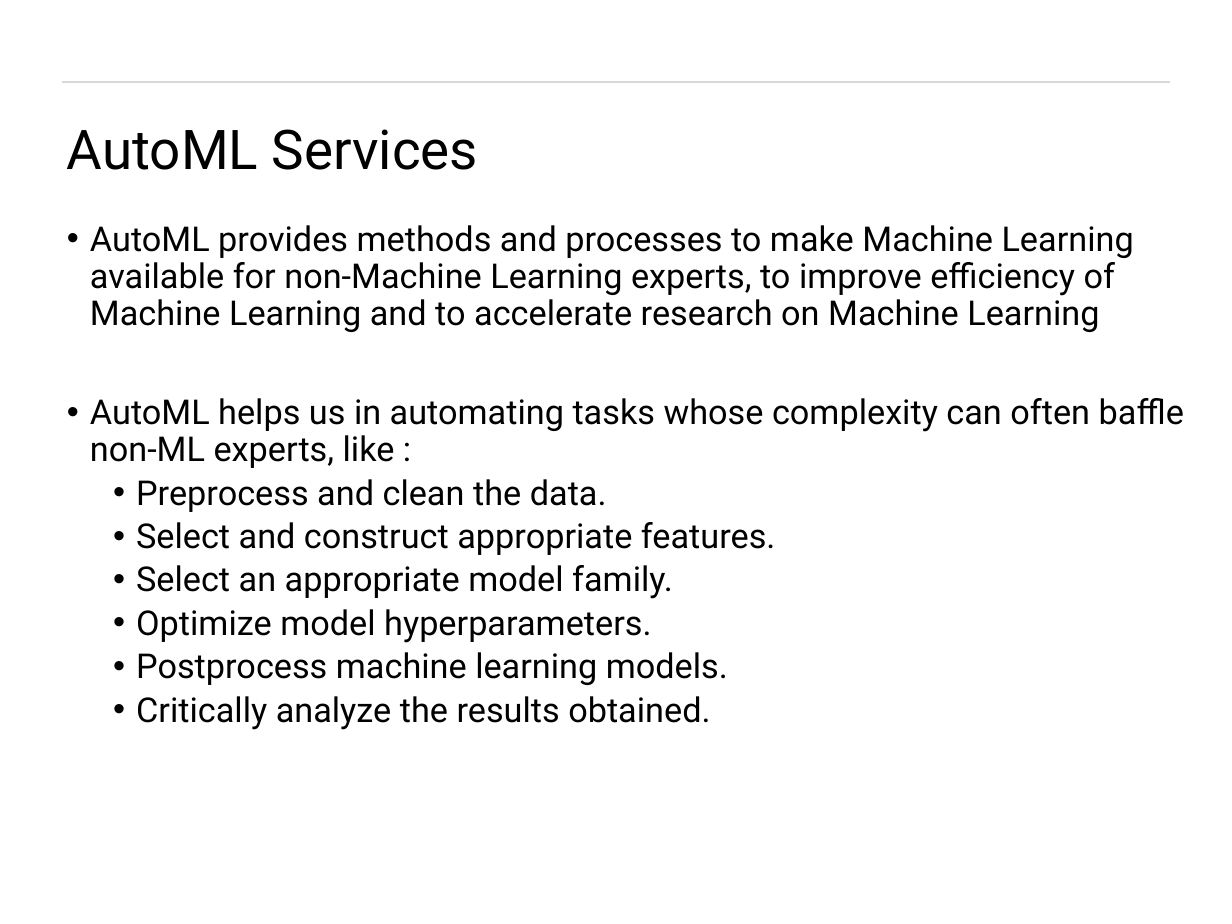
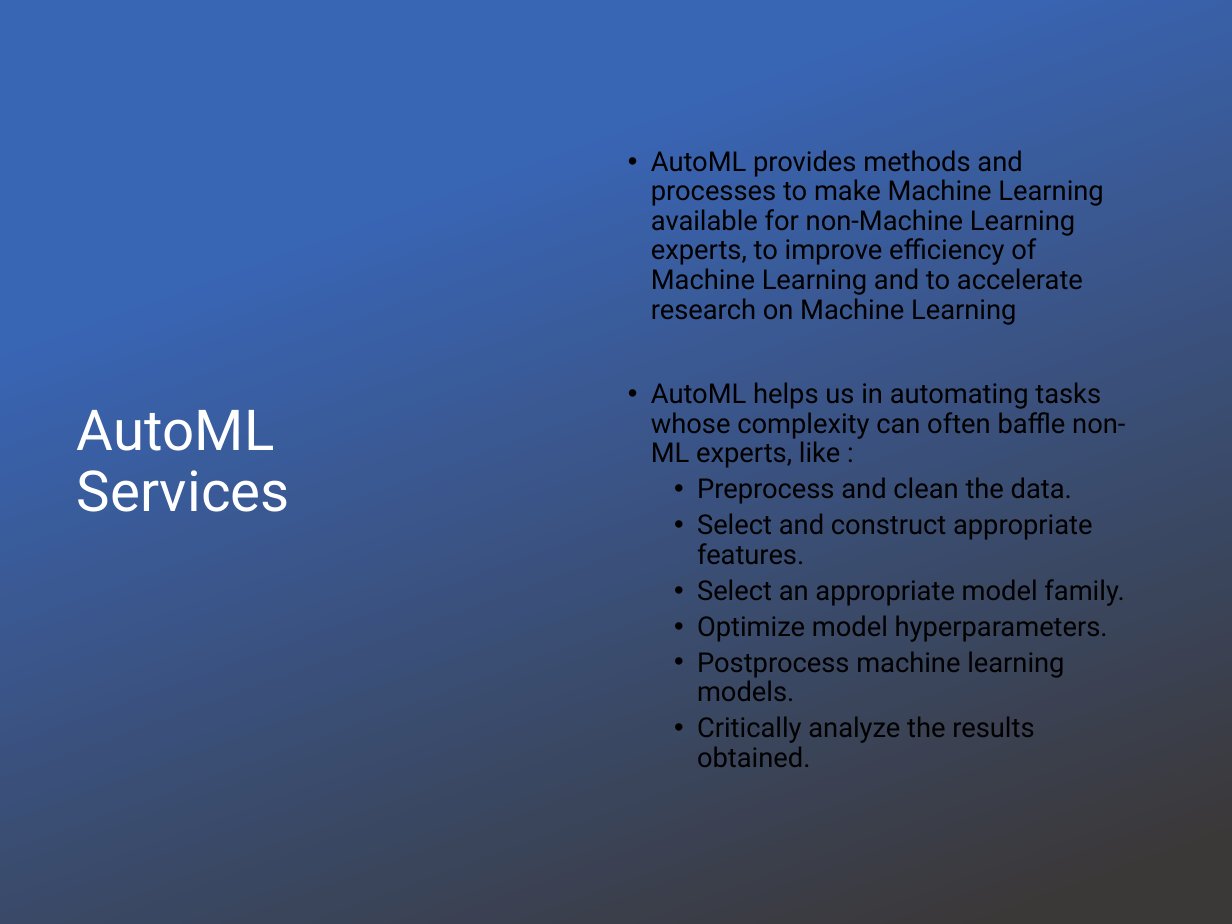
Before and after one commit to tiwari-abhi/ML_Projects, a slide deck: slide 13 of Presentation/Machine Learning As A Service.pptx. Drawn at 1232x924 pixels with LibreOffice and Linux fonts; fonts in the diff are those of the drawing; background and template pictures are left out. Boxes give left, top, right and bottom in pixels: in the first picture for what was removed or moved away, otherwise in the second. Text is boxed around its words. In the diff, an @@ line names an element or a change of style, - is before the commit and + after.

```diff
--- a/Presentation/Machine Learning As A Service.pptx
+++ b/Presentation/Machine Learning As A Service.pptx
@@ rectangle added at bbox=[0, 0, 1232, 924], fill gradient #3965B5 to #3B3838 @@
@@ text "AutoML provides methods and processes ...": place and size @@
-text "AutoML provides methods and processes ..." at bbox=[90, 225, 1184, 730]
+text "AutoML provides methods and processes ..." at bbox=[651, 150, 1125, 767]
@@ text "AutoML provides methods and processes ..." at bbox=[651, 150, 1125, 767]: size 20 to 16 pt; vertical alignment top to middle @@
@@ title "AutoML Services": place and size @@
-title "AutoML Services" at bbox=[67, 129, 478, 170]
+title "AutoML Services" at bbox=[77, 410, 290, 512]
@@ title "AutoML Services" at bbox=[77, 410, 290, 512]: size 32 to 33 pt, text colour #000000 to #FFFFFF @@
```
Also in this commit, not shown: 15 other slides changed, 14 other files.
